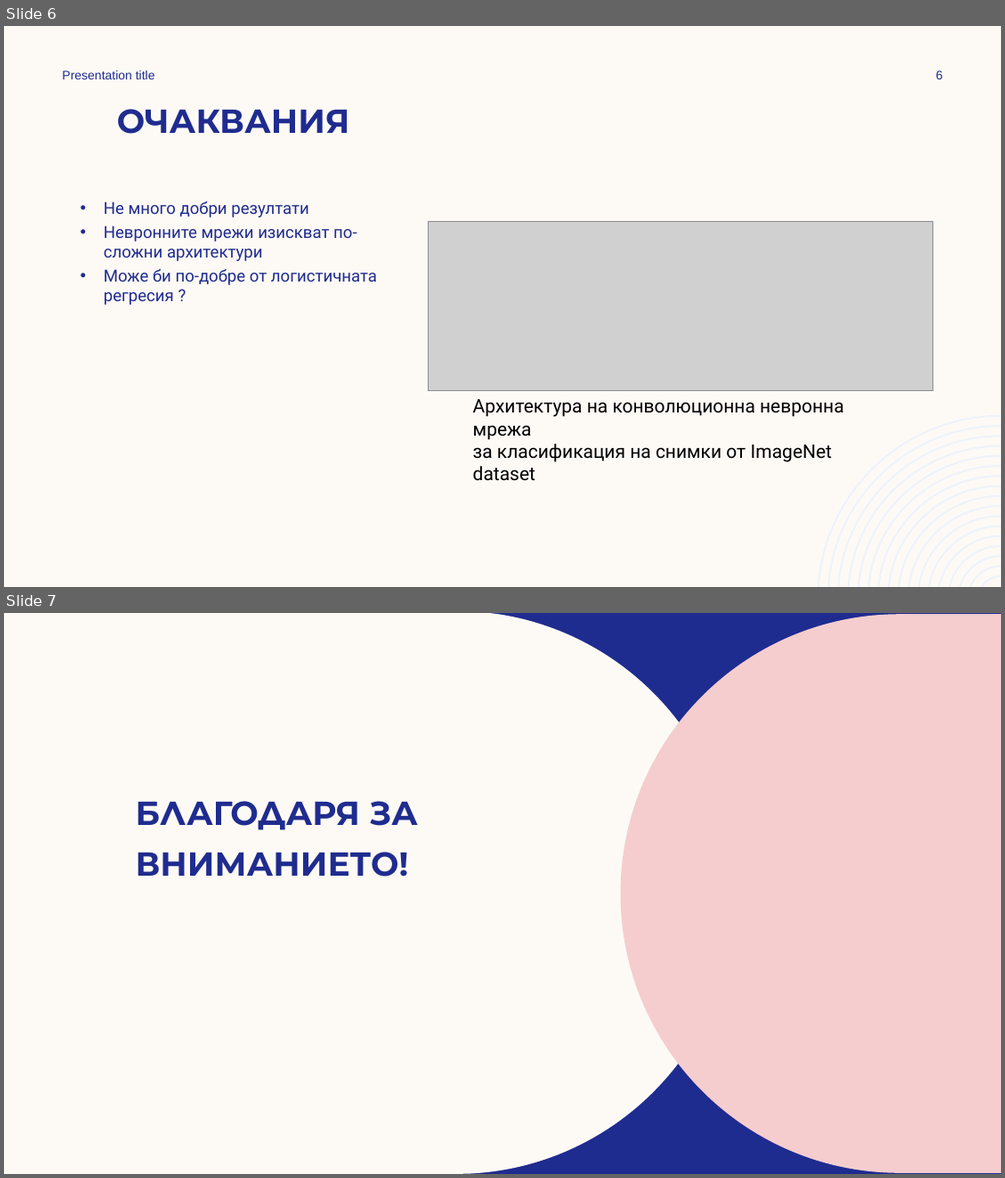
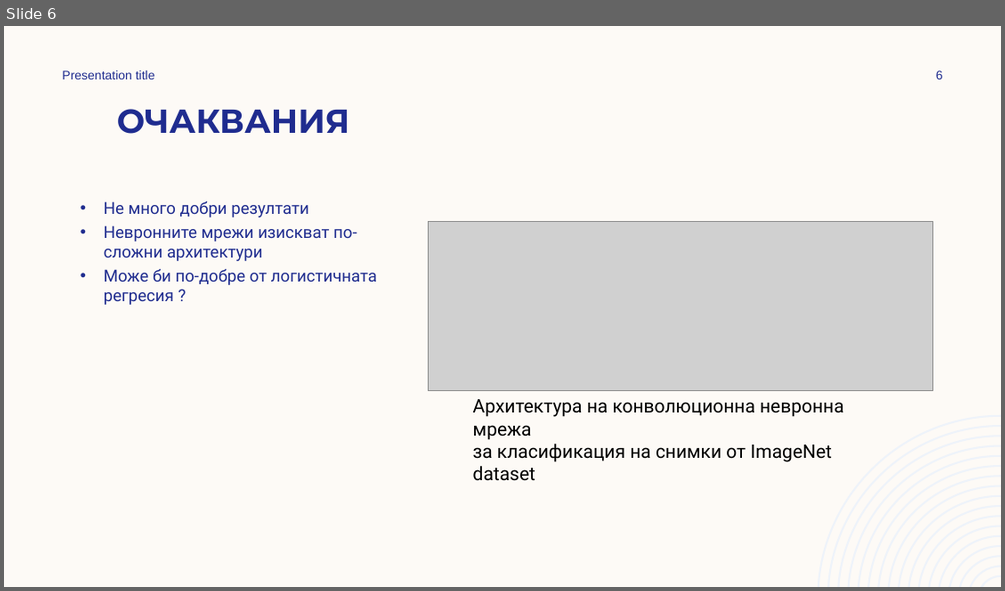
Before and after one commit to berbomeister/ML-project, a slide deck: ML project/Класификация на изображения от Cifar-100 dataset.pptx. Shown one above the other, each under a label of ours: slides 6 and 7 before the commit, slide 6 after it. The pictures are 1005x1178 and 1005x591 pixels, drawn with LibreOffice and Linux fonts; fonts in the diff are those of the drawing; grey boxes stand for pictures; background and template pictures are left out. Boxes give left, top, right and bottom in pixels: in the first picture for what was removed or moved away, otherwise in the second. Text is boxed around its words. In the diff, an @@ line names an element or a change of style, - is before the commit and + after.

```diff
--- a/ML project/Класификация на изображения от Cifar-100 dataset.pptx
+++ b/ML project/Класификация на изображения от Cifar-100 dataset.pptx
@@ slide 7 removed at bbox=[4, 613, 1001, 1174], background #1F2C8F @@
@@ freeform shape removed at bbox=[4, 613, 736, 1174] @@
@@ freeform shape removed at bbox=[620, 614, 1001, 1172] @@
@@ title removed at bbox=[136, 801, 418, 876] @@
-БЛАГОДАРЯ ЗА ВНИМАНИЕТО!
```
